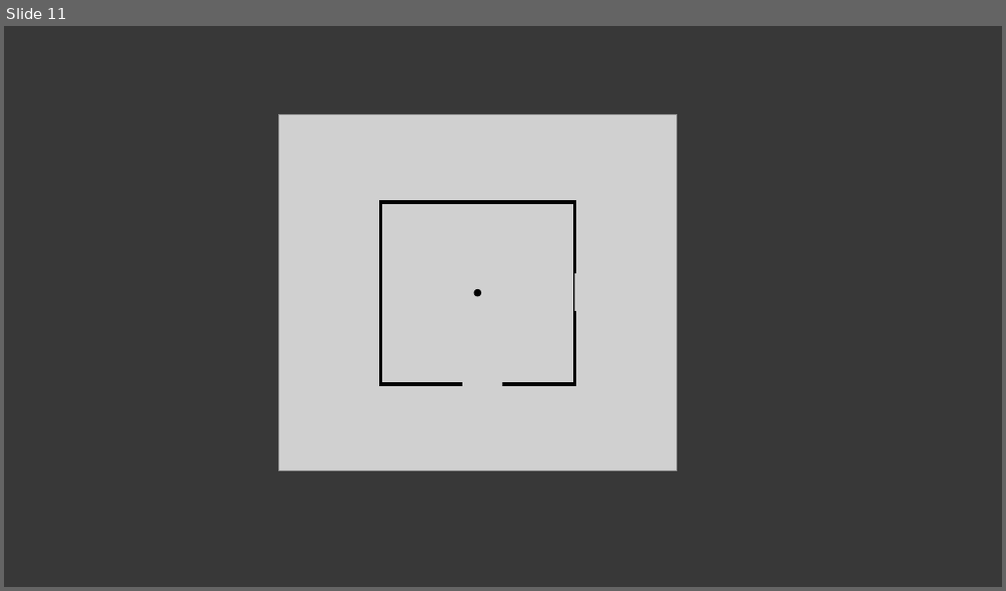
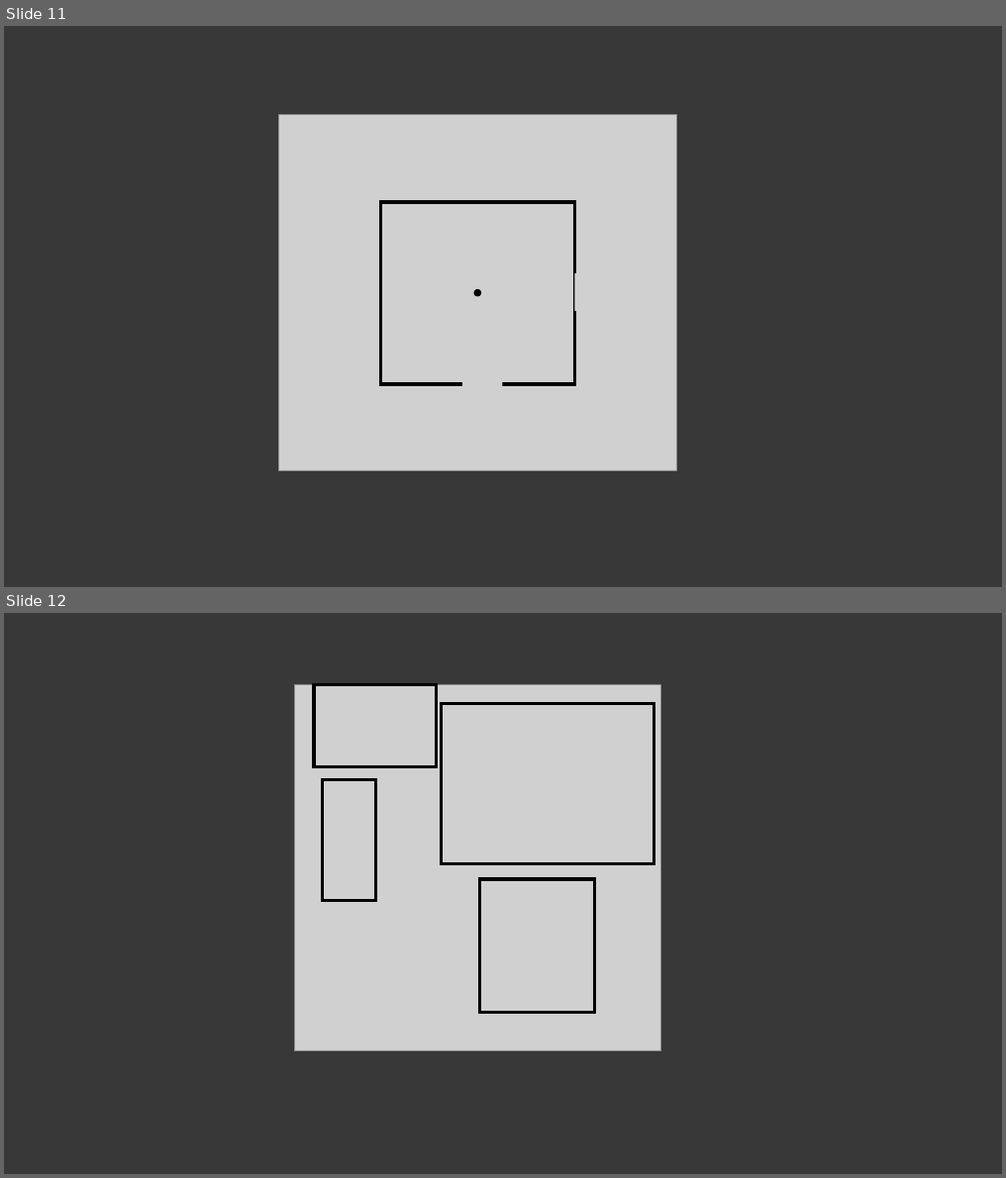
Before and after one commit to mhrafiei/figures, a slide deck: 20240422.pptx. Shown one above the other, each under a label of ours: slide 11 before the commit, slides 11 and 12 after it. The pictures are 1006x591 and 1006x1178 pixels, drawn with LibreOffice and Linux fonts; fonts in the diff are those of the drawing; grey boxes stand for pictures. Boxes give left, top, right and bottom in pixels: in the first picture for what was removed or moved away, otherwise in the second. Text is boxed around its words. In the diff, an @@ line names an element or a change of style, - is before the commit and + after.

```diff
--- a/20240422.pptx
+++ b/20240422.pptx
@@ slide 12 added at (4,613,1002,1174), background #383838 @@
@@ picture added at (294,685,661,1052) @@
@@ rectangle added at (314,685,436,767), outline #000000 3 pt @@
@@ rectangle added at (442,704,653,864), outline #000000 3 pt @@
@@ rectangle added at (322,780,376,900), outline #000000 3 pt @@
@@ rectangle added at (479,879,595,1012), outline #000000 3 pt @@
```
Also in this commit, not shown: 1 other slide added, 2 other files.
